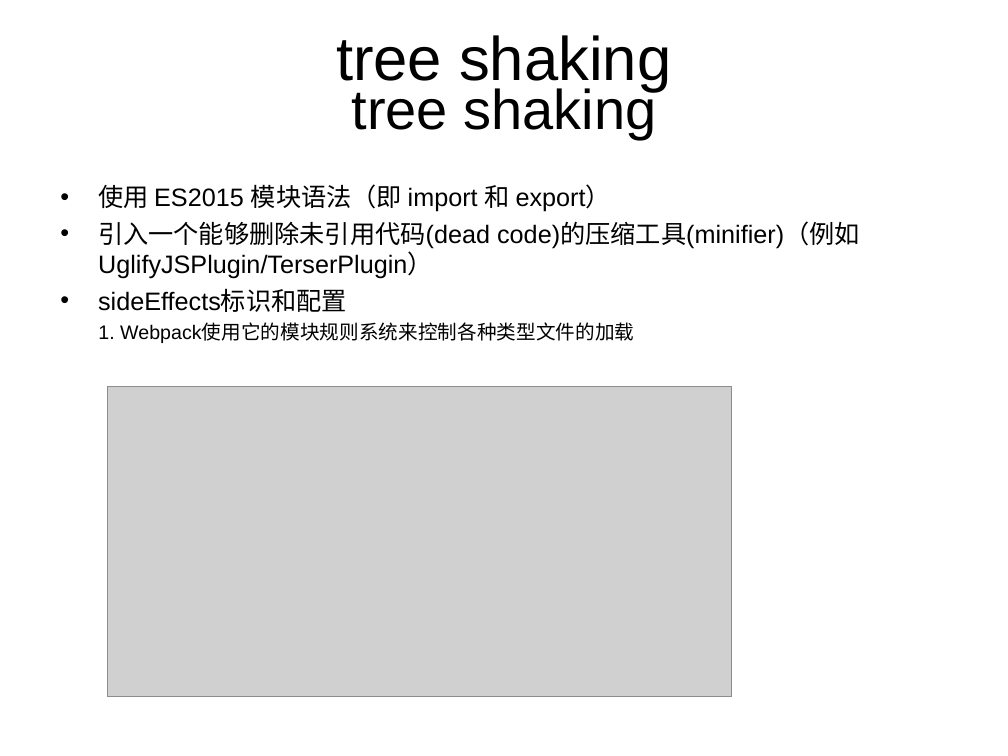
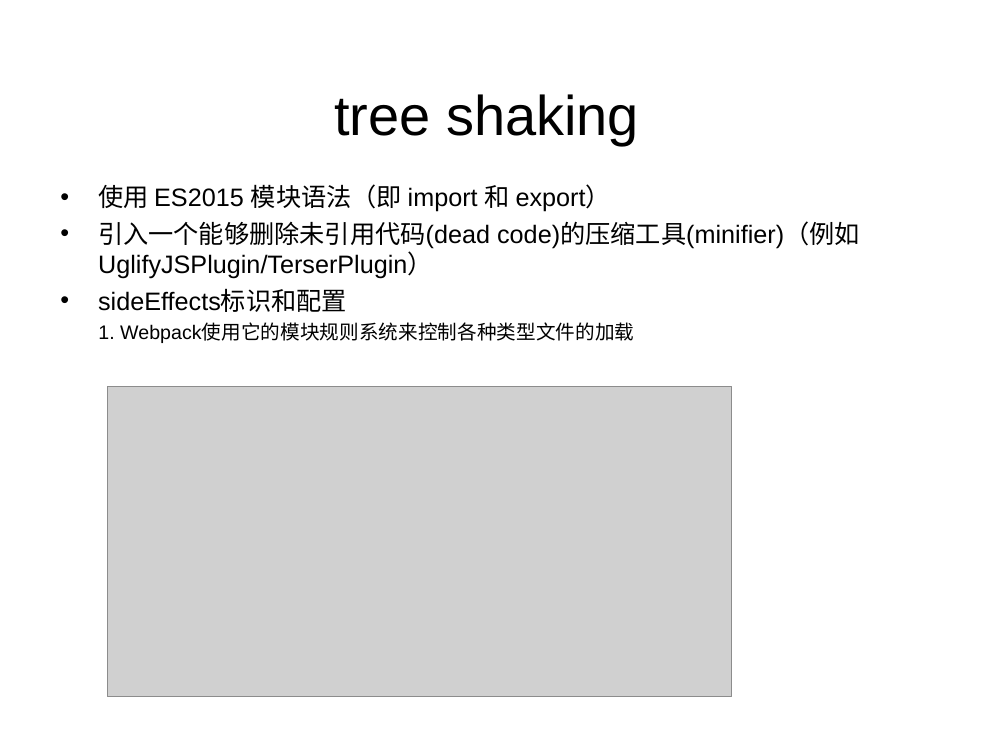
Before and after one commit to wangjiaoj/document, a slide deck: slide 15 of webpack/webpack教程.ppt. Drawn at 1008x756 pixels with LibreOffice and Linux fonts; fonts in the diff are those of the drawing; grey boxes stand for pictures. Boxes give left, top, right and bottom in pixels: in the first picture for what was removed or moved away, otherwise in the second. Text is boxed around its words. In the diff, an @@ line names an element or a change of style, - is before the commit and + after.

```diff
--- a/webpack/webpack教程.ppt
+++ b/webpack/webpack教程.ppt
@@ text "tree shaking": place and size @@
-text "tree shaking" at box(352, 85, 657, 139)
+text "tree shaking" at box(334, 94, 639, 145)
@@ title removed at box(336, 35, 671, 92) @@
-tree shaking
```
Also in this commit, not shown: 20 other slides changed, 1 slide added, 1 slide removed, 9 other files.
